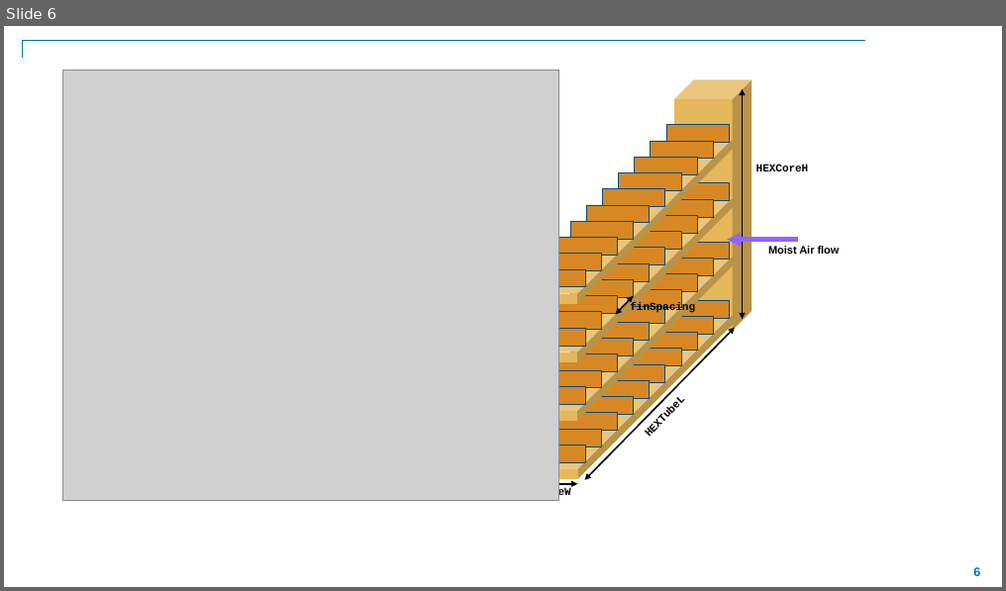
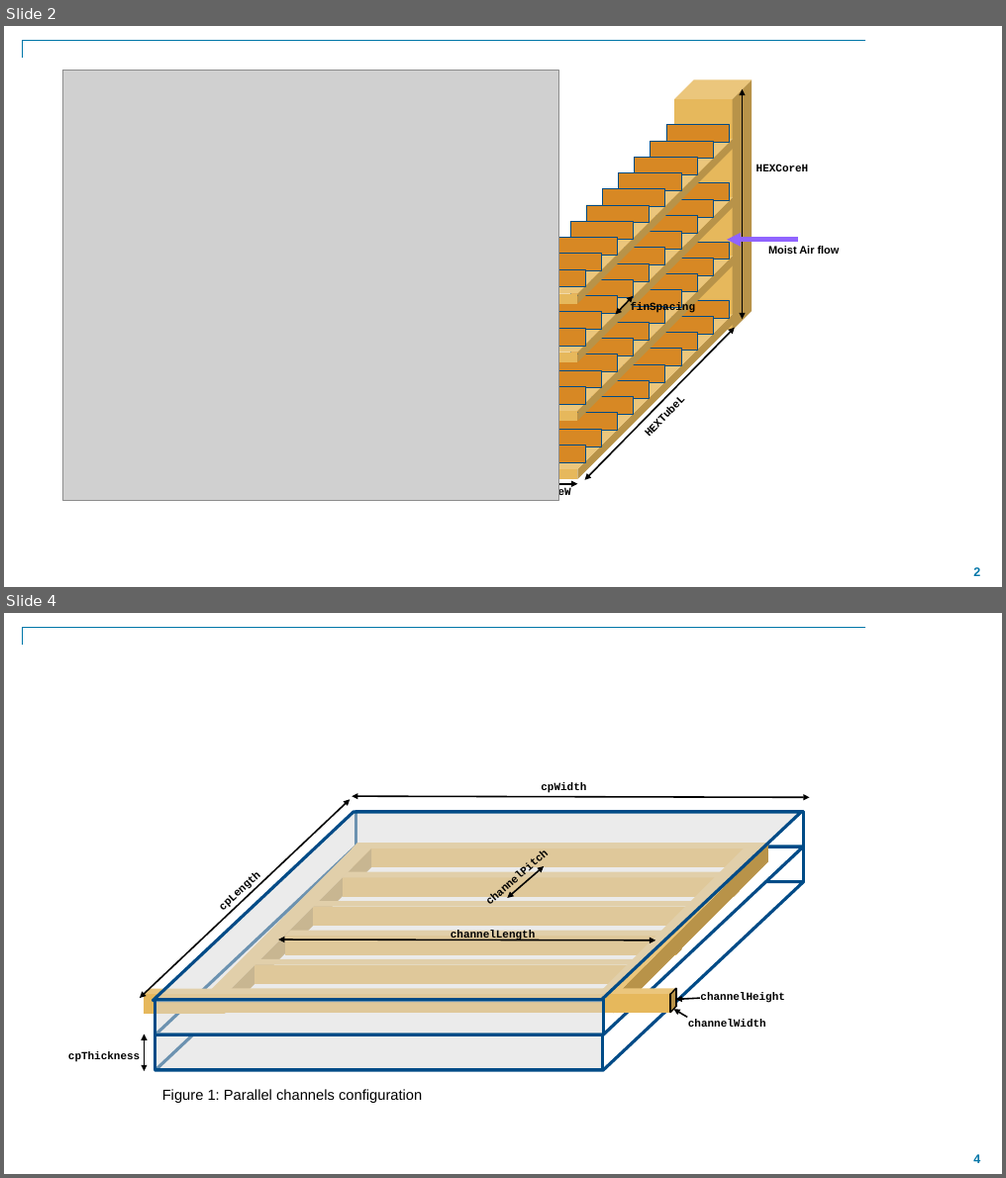
Before and after one commit to mathworks/thermal_management_tutorial, a slide deck: Docs/images.pptx. Shown one above the other, each under a label of ours: slide 6 before the commit, slides 2 and 4 after it; the slides between them are not shown. The pictures are 1006x591 and 1006x1178 pixels, drawn with LibreOffice and Linux fonts; fonts in the diff are those of the drawing; grey boxes stand for pictures; background and template pictures are left out. Boxes give left, top, right and bottom in pixels: in the first picture for what was removed or moved away, otherwise in the second. Text is boxed around its words. In the diff, an @@ line names an element or a change of style, - is before the commit and + after.

```diff
--- a/Docs/images.pptx
+++ b/Docs/images.pptx
@@ slide 4 added at box(4, 613, 1002, 1174), background #FFFFFF; not listed: 2 template elements that a slide beside it also shows @@
@@ group added at box(60, 753, 828, 1113): 10 cubes, 8 texts, 5 rectangles, 5 double arrows, 4 lines, 3 parallelograms, 2 arrows @@
+cpLength
+cpWidth
+cpThickness
+Figure 1: Parallel channels configuration
+channelWidth
+channelHeight
+channelPitch
+channelLength
@@ what was slide 6 is now slide 2 @@
@@ page number at box(973, 568, 980, 576): text changed @@
-6
+2
```
Also in this commit, not shown: 2 other slides added, 2 other files.
